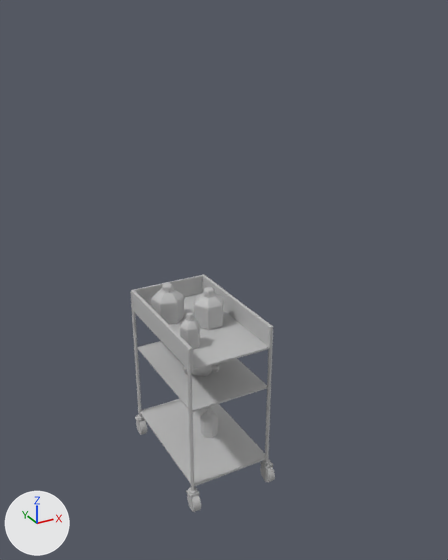
The FBX model Assets/Props/Modern Hospital/Modernhospital-Cart.fbx, before and after one commit.
Before and after are seen from a 50 mm lens placed at (-2.02, -4.11, 3.74), pointed at (0.23, 0.0, 1.69). Arrows for +X, +Y and +Z are at lower left; the lights stay in place. Where no turn or scale is listed for an object, it has been applied to the vertices.

The scene before the commit, as lines of its bpy script (objects in view):
```python
me_mesh = bpy.data.meshes.new('Mesh')
me_mesh.from_pydata(...)  # 2670 vertices, 2766 faces; spans x -0.39..0.39, y -0.64..0.64, z -0.01..1.62
me_mesh.materials.append(mat_lambert1)  # grey #bcbcbc
ob_pasted__pasted__group16_pasted__pasted__pasted__polysurface129 = bpy.data.objects.new('pasted__pasted__group16_pasted__pasted__pasted__polySurface129', me_mesh)
ob_pasted__pasted__group16_pasted__pasted__pasted__polysurface129.location = (0.0, 0.0, 0.0)
```
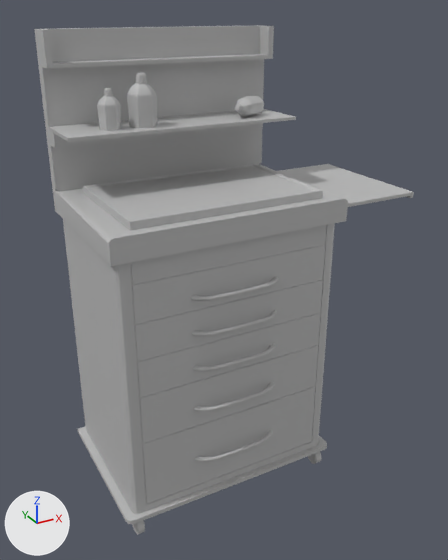
The change, as a diff of the scene's bpy script:
```diff
--- a/Assets/Props/Modern Hospital/Modernhospital-Cart.fbx.py
+++ b/Assets/Props/Modern Hospital/Modernhospital-Cart.fbx.py
@@ me_mesh @@
-me_mesh.from_pydata(...)  # 2670 vertices, 2766 faces; spans x -0.39..0.39, y -0.64..0.64, z -0.01..1.62
+me_mesh.from_pydata(...)  # 3117 vertices, 3116 faces; spans x -0.94..1.68, y -0.68..0.68, z -0.01..3.6
+# me_mesh part 1: the loose piece of 200 vertices spanning x -0.39..-0.31, y -0.6..-0.5, z 0.04..0.16 is moved by (-0.49, 0.02, 0.0), in mat_lambert2 (grey #bcbcbc)
+# me_mesh part 2: the loose piece of 122 vertices spanning x -0.38..-0.32, y -0.64..-0.49, z -0.01..0.14 is moved by (-0.49, 0.02, 0.0), in mat_lambert2 (grey #bcbcbc)
+# me_mesh part 3: the loose piece of 122 vertices spanning x -0.38..-0.32, y 0.49..0.64, z -0.01..0.14 is moved by (-0.49, 0.02, 0.0), in mat_lambert2 (grey #bcbcbc)
+# me_mesh part 4: the loose piece of 122 vertices spanning x 0.32..0.39, y -0.64..-0.49, z -0.01..0.14 is moved by (0.49, 0.02, 0.0), in mat_lambert2 (grey #bcbcbc)
+# me_mesh part 5: the loose piece of 200 vertices spanning x 0.31..0.39, y -0.6..-0.5, z 0.04..0.16 is moved by (0.49, 0.02, 0.0), in mat_lambert2 (grey #bcbcbc)
+# me_mesh part 6: the loose piece of 120 vertices spanning x -0.27..-0.11, y -0.31..-0.15, z 1.3..1.53 is scaled about its middle by 1.32, then moved by (-0.11, 0.5, 1.67), in mat_lambert5 (grey #bcbcbc)
+# me_mesh part 7: the loose piece of 91 vertices spanning x -0.22..-0.16, y -0.26..-0.2, z 1.53..1.58 is scaled about its middle by 1.32, then moved by (-0.11, 0.5, 1.72), in mat_lambert5 (grey #bcbcbc)
+# me_mesh part 8: the loose piece of 120 vertices spanning x 0.0..0.15, y 0.11..0.27, z 0.93..1.16 is multiplied about its middle by the matrix ((-0.151, -0.389, -0.909), (0.412, 0.811, -0.415), (0.899, -0.437, 0.038)), then moved by (0.53, 0.09, 1.97), in mat_pasted__pasted__lambert5 (grey #bcbcbc)
+# me_mesh part 9: the loose piece of 91 vertices spanning x 0.05..0.16, y -0.02..0.07, z 1.57..1.62 is multiplied about its middle by the matrix ((-0.182, -0.171, -0.809), (0.432, 0.331, -0.37), (0.372, -0.468, 0.033)), then moved by (0.36, 0.19, 1.43), in mat_pasted__pasted__lambert5 (grey #bcbcbc)
+# me_mesh part 10: the loose piece of 120 vertices spanning x 0.0..0.15, y -0.11..0.06, z 0.22..0.45 is turned 24.3 degrees about the z axis through its middle, then moved by (-0.63, 0.29, 2.72), in mat_pasted__lambert5 (grey #bcbcbc)
+# me_mesh part 11: the loose piece of 91 vertices spanning x -0.2..-0.1, y 0.22..0.32, z 1.57..1.62 is scaled about its middle by (0.589, 0.589, 0.89), then moved by (-0.4, 0.0, 1.6), in mat_pasted__lambert5 (grey #bcbcbc)
+# me_mesh part 12: a new loose piece of 340 vertices spanning x -0.94..0.94, y -0.63..0.67, z 0.16..2.28, in mat_lambert1 (grey #bcbcbc)
+# me_mesh part 13: a new loose piece of 250 vertices spanning x -0.92..1.68, y -0.63..0.68, z 2.27..3.6, in mat_lambert1 (grey #bcbcbc)
+# me_mesh part 14: a new loose piece of 110 vertices spanning x -0.37..0.37, y -0.68..-0.57, z 1.89..1.92, in mat_lambert1 (grey #bcbcbc)
+# me_mesh part 15: a new loose piece of 110 vertices spanning x -0.37..0.37, y -0.68..-0.57, z 1.61..1.64, in mat_lambert1 (grey #bcbcbc)
+# me_mesh part 16: a new loose piece of 110 vertices spanning x -0.37..0.37, y -0.68..-0.57, z 1.32..1.36, in mat_lambert1 (grey #bcbcbc)
+# me_mesh part 17: a new loose piece of 110 vertices spanning x -0.37..0.37, y -0.68..-0.57, z 0.97..1.01, in mat_lambert1 (grey #bcbcbc)
+# me_mesh part 18: a new loose piece of 110 vertices spanning x -0.37..0.37, y -0.68..-0.57, z 0.51..0.54, in mat_lambert1 (grey #bcbcbc)
+# me_mesh part 19: a new loose piece of 56 vertices spanning x -0.75..0.75, y -0.55..0.42, z 2.44..2.51, in mat_lambert1 (grey #bcbcbc)
+# me_mesh part 20: 10 loose pieces with 611 vertices, spanning x -0.39..0.39, y -0.56..0.62, z 0.14..1.57, are deleted
+# me_mesh part 21: 138 vertices removed from x -0.39..0.39, y -0.58..0.6, z 0.14..1.48
 me_mesh.materials.append(mat_lambert1)
+me_mesh.materials.append(mat_lambert2)  # grey #bcbcbc
+me_mesh.materials.append(mat_lambert5)  # grey #bcbcbc
+me_mesh.materials.append(mat_pasted__pasted__lambert5)  # grey #bcbcbc
+me_mesh.materials.append(mat_pasted__lambert5)  # grey #bcbcbc
@@ ob_pasted__pasted__group16_pasted__pasted__pasted__polysurface129 @@
 ob_pasted__pasted__group16_pasted__pasted__pasted__polysurface129 = bpy.data.objects.new('pasted__pasted__group16_pasted__pasted__pasted__polySurface129', me_mesh)
-ob_pasted__pasted__group16_pasted__pasted__pasted__polysurface129.location = (0.0, 0.0, 0.0)
+ob_pasted__pasted__group16_pasted__pasted__pasted__polysurface129.location = (0.0, -0.022, 0.0)
```

Boxes (x1, y1, x2, y2) around the edits, measured in the pictures (448 x 560 px; the box of a moved part takes in the faces that stretch with it):
'pasted__pasted__group16_pasted__pasted__pasted__polySurface129', reshaped, moved (161% wider, 114% taller): before (130, 274, 275, 512); after (34, 25, 414, 535)
part 1 of me_mesh, moved or reshaped (not visible afterwards): before (186, 490, 200, 508)
part 2 of me_mesh, moved or reshaped: before (187, 494, 201, 512); after (132, 521, 145, 535)
part 3 of me_mesh, moved or reshaped (not visible afterwards): before (136, 420, 147, 435)
part 4 of me_mesh, moved or reshaped: before (260, 466, 275, 483); after (308, 452, 322, 464)
part 5 of me_mesh, moved or reshaped: before (260, 462, 273, 478); after (310, 454, 313, 460)
part 6 of me_mesh, moved or reshaped: before (180, 319, 200, 349); after (127, 83, 157, 128)
part 7 of me_mesh, moved or reshaped: before (186, 312, 194, 321); after (136, 73, 147, 84)
part 8 of me_mesh, moved or reshaped (not visible before): after (237, 96, 264, 117)
part 9 of me_mesh, moved or reshaped: before (203, 287, 214, 298); after (235, 104, 244, 112)
part 10 of me_mesh, moved or reshaped: before (200, 411, 218, 438); after (97, 96, 121, 131)
part 11 of me_mesh, moved or reshaped: before (161, 283, 174, 293); after (104, 88, 113, 96)
part 12 of me_mesh, added: after (63, 219, 335, 524)
part 13 of me_mesh, added: after (34, 25, 414, 266)
part 14 of me_mesh, added: after (191, 277, 279, 301)
part 15 of me_mesh, added: after (191, 310, 277, 336)
part 16 of me_mesh, added: after (192, 344, 276, 371)
part 17 of me_mesh, added: after (193, 382, 275, 412)
part 18 of me_mesh, added: after (194, 430, 273, 462)
part 19 of me_mesh, added: after (83, 164, 323, 231)
part 20 of me_mesh, deleted: before (130, 274, 267, 487)
part 21 of me_mesh, deleted: before (131, 275, 273, 494)
